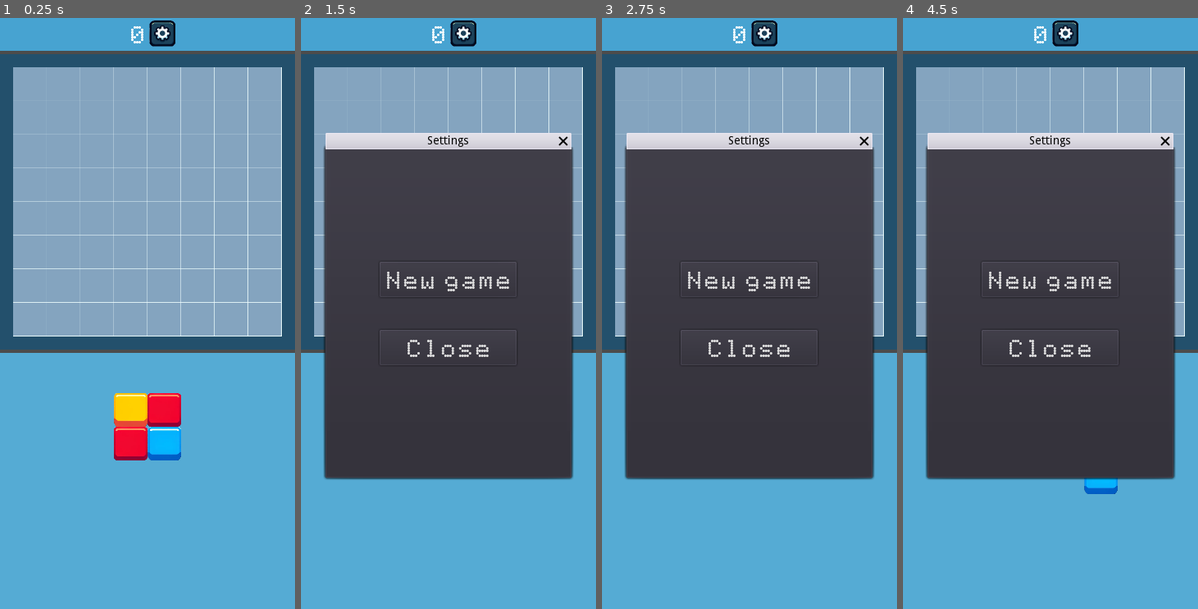
Above: before the commit, frames 1-4 (left to right).
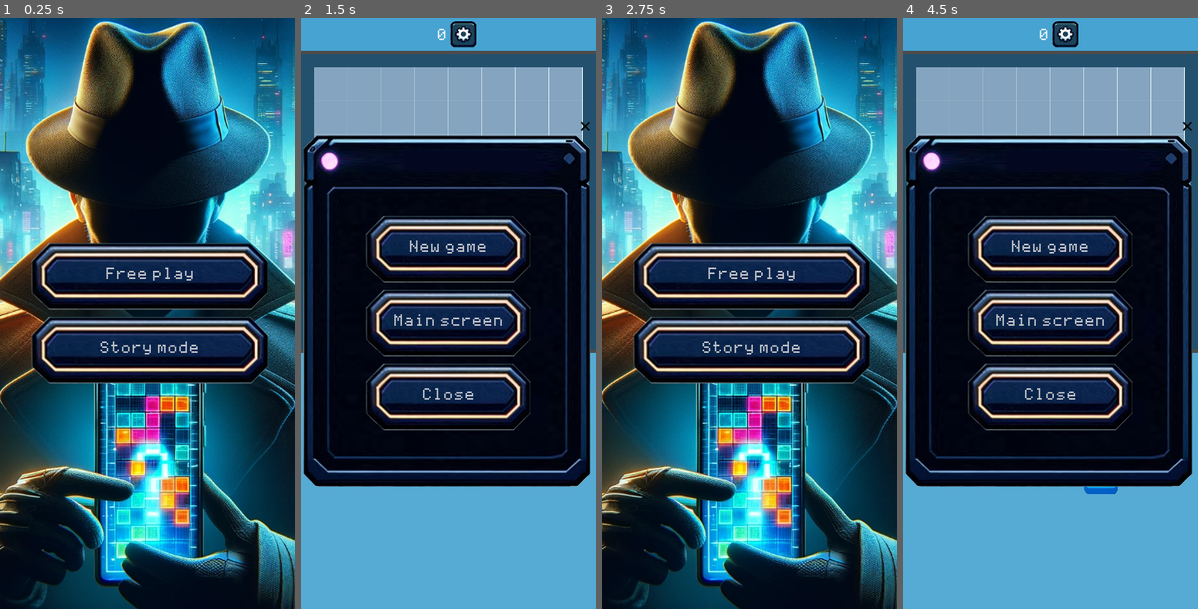
Above: after the commit, the same moments.

Repository: alexkorep-games/transmatrix
Game: Godot game, scene res://scenes/start_screen/start_screen.tscn
Same seed, same stepped clock (60 frames per second), same inputs: the game is played once before the commit and once after it. Before the commit the project starts from res://scenes/main/main.tscn.
Inputs (mouse positions are in pixels of both pictures, inside the frame that each line leads up to):
- Up to frame 1 (0.25 s): no input
- Up to frame 2 (1.5 s): click (448, 278) at 0.5 s, where only the run after the commit has a clickable "Free play"; click (463, 35) at 1.25 s
- Up to frame 3 (2.75 s): click (746, 325) at 2 s, where only the run after the commit has a clickable "Main screen"
- Up to frame 4 (4.5 s): click (1050, 278) at 2.75 s, where only the run after the commit has a clickable "Free play"; click (1100, 354) at 3.5 s, where only the run before the commit has a clickable "OK"; click (1065, 35) at 4.25 s

The runs differ from the first frame. In frame 1, 99% of the frame differs, in the area x 0-100%, y 0-100%; in frame 2, 57%; in frame 3, 98%; in frame 4, 57%.

Commit message:
Add start screen

Diff:
--- a/src/project.godot
+++ b/src/project.godot
@@ -11,7 +11,7 @@
 [application]
 
 config/name="Transmatrix Decoder"
-run/main_scene="res://scenes/main/main.tscn"
+run/main_scene="res://scenes/start_screen/start_screen.tscn"
 config/icon="res://icon.png"
 
 [autoload]
--- /dev/null
+++ b/src/resources/button_styleboxtexture.tres
@@ -0,0 +1,11 @@
+[gd_resource type="StyleBoxTexture" load_steps=2 format=2]
+
+[ext_resource path="res://assets/ui/buttons01.png" type="Texture" id=1]
+
+[resource]
+texture = ExtResource( 1 )
+region_rect = Rect2( 852.578, 814.613, 133.478, 82.6583 )
+margin_left = 39.1862
+margin_right = 33.9818
+margin_top = 27.5528
+margin_bottom = 34.9002
--- a/src/resources/main_theme.tres
+++ b/src/resources/main_theme.tres
@@ -1,15 +1,30 @@
-[gd_resource type="Theme" load_steps=4 format=2]
+[gd_resource type="Theme" load_steps=7 format=2]
 
 [ext_resource path="res://assets/fonts/apple-ii-screen-typeface-font/AppleIiScreenTypeface-2aP3.ttf" type="DynamicFontData" id=1]
+[ext_resource path="res://assets/ui/buttons01.png" type="Texture" id=2]
+[ext_resource path="res://resources/button_styleboxtexture.tres" type="StyleBox" id=3]
 
 [sub_resource type="DynamicFont" id=2]
-size = 32
+size = 20
 font_data = ExtResource( 1 )
 
 [sub_resource type="DynamicFont" id=1]
-size = 32
+size = 20
 font_data = ExtResource( 1 )
 
+[sub_resource type="StyleBoxTexture" id=3]
+texture = ExtResource( 2 )
+region_rect = Rect2( 705.042, 99.974, 132, 194 )
+margin_left = 50.7208
+margin_right = 38.3401
+margin_top = 77.8784
+margin_bottom = 47.1264
+
 [resource]
+Button/colors/font_color_pressed = Color( 0.278431, 0.74902, 0.160784, 1 )
 Button/fonts/font = SubResource( 2 )
+Button/styles/hover = ExtResource( 3 )
+Button/styles/normal = ExtResource( 3 )
+Button/styles/pressed = ExtResource( 3 )
 Label/fonts/font = SubResource( 1 )
+WindowDialog/styles/panel = SubResource( 3 )
--- a/src/scenes/main/main.gd
+++ b/src/scenes/main/main.gd
@@ -7,7 +7,7 @@
 	randomize_shape()
 	var field = get_node("%FieldTileMap")
 	var current_shape = get_node("%CurrentShape")
-	GameState.load_game(field, current_shape)
+	GameState.load_game_free_play(field, current_shape)
 
 # Called every frame. 'delta' is the elapsed time since the previous frame.
 #func _process(delta):
@@ -78,7 +78,7 @@
 	randomize_shape()
 	var current_shape = get_node("%CurrentShape")
 	current_shape.visible = true
-	GameState.save_game(field, current_shape)
+	GameState.save_game_free_play(field, current_shape)
 
 func _on_CurrentShape_drag_release():
 	var preview_field = get_node("%PreviewTileMap")
--- a/src/scenes/main/main.tscn
+++ b/src/scenes/main/main.tscn
@@ -7,6 +7,7 @@
 [ext_resource path="res://scenes/main/field_tile_map.gd" type="Script" id=5]
 [ext_resource path="res://scenes/hud/hud.tscn" type="PackedScene" id=6]
 [ext_resource path="res://scenes/settings_dialog/settings_dialog.tscn" type="PackedScene" id=7]
+[ext_resource path="res://resources/main_theme.tres" type="Theme" id=8]
 
 [sub_resource type="TileSet" id=1]
 0/name = "grid01.png 0"
@@ -250,16 +251,22 @@
 anchor_top = 0.5
 anchor_right = 0.5
 anchor_bottom = 0.5
-margin_left = -150.0
-margin_top = -70.0
-margin_right = 150.0
-margin_bottom = 70.0
+margin_left = -174.0
+margin_top = -42.0
+margin_right = 172.0
+margin_bottom = 183.0
 rect_min_size = Vector2( 300, 140 )
+theme = ExtResource( 8 )
 window_title = "Start a new game?"
 dialog_text = "Do you want to start a new game?"
+dialog_autowrap = true
 
 [node name="SettingsDialog" parent="." instance=ExtResource( 7 )]
 unique_name_in_owner = true
+margin_left = -183.0
+margin_top = -218.0
+margin_right = 177.0
+margin_bottom = 212.0
 
 [node name="GameOverDialog" type="AcceptDialog" parent="."]
 unique_name_in_owner = true
@@ -272,6 +279,7 @@
 margin_right = 150.0
 margin_bottom = 70.0
 rect_min_size = Vector2( 300, 140 )
+theme = ExtResource( 8 )
 window_title = "Game Over"
 dialog_text = "Game Over"
 
--- a/src/scenes/settings_dialog/settings_dialog.gd
+++ b/src/scenes/settings_dialog/settings_dialog.gd
@@ -19,3 +19,8 @@
 
 func _on_CloseButton_pressed():
 	hide()
+
+
+func _on_MainScreenButton_pressed():
+	hide()
+	get_tree().change_scene("res://scenes/start_screen/start_screen.tscn")
--- a/src/scenes/settings_dialog/settings_dialog.tscn
+++ b/src/scenes/settings_dialog/settings_dialog.tscn
@@ -8,41 +8,41 @@
 anchor_top = 0.5
 anchor_right = 0.5
 anchor_bottom = 0.5
-margin_left = -150.0
-margin_top = -200.0
-margin_right = 150.0
-margin_bottom = 200.0
-rect_min_size = Vector2( 300, 400 )
+margin_left = -188.0
+margin_top = -215.0
+margin_right = 172.0
+margin_bottom = 215.0
 theme = ExtResource( 1 )
-window_title = "Settings"
 script = ExtResource( 2 )
 
 [node name="CenterContainer" type="CenterContainer" parent="."]
 anchor_right = 1.0
 anchor_bottom = 1.0
+margin_top = 31.0
 
 [node name="VBoxContainer" type="VBoxContainer" parent="CenterContainer"]
-margin_left = 66.0
-margin_top = 137.0
-margin_right = 233.0
-margin_bottom = 263.0
+margin_left = 34.0
+margin_top = 47.0
+margin_right = 325.0
+margin_bottom = 352.0
 
 [node name="NewGameButton" type="Button" parent="CenterContainer/VBoxContainer"]
-margin_right = 167.0
-margin_bottom = 43.0
+margin_right = 291.0
+margin_bottom = 99.453
 text = "New game"
 
-[node name="Spacer" type="Control" parent="CenterContainer/VBoxContainer"]
-margin_top = 47.0
-margin_right = 167.0
-margin_bottom = 79.0
-rect_min_size = Vector2( 0, 32 )
+[node name="MainScreenButton" type="Button" parent="CenterContainer/VBoxContainer"]
+margin_top = 103.0
+margin_right = 291.168
+margin_bottom = 202.453
+text = "Main screen"
 
 [node name="CloseButton" type="Button" parent="CenterContainer/VBoxContainer"]
-margin_top = 83.0
-margin_right = 167.0
-margin_bottom = 126.0
+margin_top = 206.0
+margin_right = 291.0
+margin_bottom = 305.453
 text = "Close"
 
 [connection signal="pressed" from="CenterContainer/VBoxContainer/NewGameButton" to="." method="_on_NewGameButton_pressed"]
+[connection signal="pressed" from="CenterContainer/VBoxContainer/MainScreenButton" to="." method="_on_MainScreenButton_pressed"]
 [connection signal="pressed" from="CenterContainer/VBoxContainer/CloseButton" to="." method="_on_CloseButton_pressed"]
--- /dev/null
+++ b/src/scenes/start_screen/start_screen.gd
@@ -0,0 +1,24 @@
+extends Control
+
+
+# Declare member variables here. Examples:
+# var a = 2
+# var b = "text"
+
+
+# Called when the node enters the scene tree for the first time.
+func _ready():
+	pass # Replace with function body.
+
+
+# Called every frame. 'delta' is the elapsed time since the previous frame.
+#func _process(delta):
+#	pass
+
+
+func _on_FreePlayButton_pressed():
+	get_tree().change_scene("res://scenes/main/main.tscn")
+
+
+func _on_StoryModeButton_pressed():
+	pass # Replace with function body.
--- /dev/null
+++ b/src/scenes/start_screen/start_screen.tscn
@@ -0,0 +1,57 @@
+[gd_scene load_steps=4 format=2]
+
+[ext_resource path="res://assets/start_screen/start_screen_background.png" type="Texture" id=1]
+[ext_resource path="res://resources/main_theme.tres" type="Theme" id=2]
+[ext_resource path="res://scenes/start_screen/start_screen.gd" type="Script" id=3]
+
+[node name="StartScreen" type="Control"]
+anchor_right = 1.0
+anchor_bottom = 1.0
+script = ExtResource( 3 )
+
+[node name="TextureRect" type="TextureRect" parent="."]
+anchor_right = 1.0
+anchor_bottom = 1.0
+texture = ExtResource( 1 )
+expand = true
+stretch_mode = 7
+
+[node name="MarginContainer" type="MarginContainer" parent="."]
+anchor_right = 1.0
+anchor_bottom = 1.0
+margin_left = 32.0
+margin_top = 32.0
+margin_right = -32.0
+margin_bottom = -32.0
+
+[node name="VBoxContainer" type="VBoxContainer" parent="MarginContainer"]
+margin_right = 296.0
+margin_bottom = 656.0
+
+[node name="TopSpacerControl" type="Control" parent="MarginContainer/VBoxContainer"]
+margin_right = 296.0
+margin_bottom = 236.0
+size_flags_vertical = 3
+
+[node name="FreePlayButton" type="Button" parent="MarginContainer/VBoxContainer"]
+margin_top = 240.0
+margin_right = 296.0
+margin_bottom = 326.453
+theme = ExtResource( 2 )
+text = "Free play"
+
+[node name="StoryModeButton" type="Button" parent="MarginContainer/VBoxContainer"]
+margin_top = 330.0
+margin_right = 296.0
+margin_bottom = 416.453
+theme = ExtResource( 2 )
+text = "Story mode"
+
+[node name="BottomSpacerControl" type="Control" parent="MarginContainer/VBoxContainer"]
+margin_top = 420.0
+margin_right = 296.0
+margin_bottom = 656.0
+size_flags_vertical = 3
+
+[connection signal="pressed" from="MarginContainer/VBoxContainer/FreePlayButton" to="." method="_on_FreePlayButton_pressed"]
+[connection signal="pressed" from="MarginContainer/VBoxContainer/StoryModeButton" to="." method="_on_StoryModeButton_pressed"]
--- a/src/scripts/game_state.gd
+++ b/src/scripts/game_state.gd
@@ -2,21 +2,26 @@
 
 var score := 0
 
-var SAVE_GAME_FILE := "user://save_game.dat"
+var SAVE_GAME_FILE := "user://save_game_free_play.dat"
+
 
 func set_score(new_score):
 	score = new_score
 
+
 func increase_score(val):
 	score += val
+
 
 func get_score():
 	return score
 
+
 func reset_score():
 	score = 0
 
-func save_game(field_tile_map, current_shape_tile_map):
+
+func save_game_free_play(field_tile_map, current_shape_tile_map):
 	var file := File.new()
 	file.open(SAVE_GAME_FILE, File.WRITE)
 	# Save the field and current shape tile maps
@@ -42,22 +47,23 @@
 	file.store_var(result)
 	file.close()
 
-func load_game(field_tile_map, current_shape_tile_map):
+
+func load_game_free_play(field_tile_map, current_shape_tile_map):
 	var file := File.new()
 	if file.file_exists("user://save_game.dat"):
 		file.open(SAVE_GAME_FILE, File.READ)
 
 		var state = file.get_var()
-		print(state)
-		score = state["score"] if "score" in state else 0
-		if "field" in state:
-			field_tile_map.clear()
-			for cell in state["field"]:
-				field_tile_map.set_cellv(cell.cell, cell.tile)
+		if state:
+			score = state["score"] if "score" in state else 0
+			if "field" in state:
+				field_tile_map.clear()
+				for cell in state["field"]:
+					field_tile_map.set_cellv(cell.cell, cell.tile)
 
-		if "current_shape" in state:
-			current_shape_tile_map.clear()
-			for cell in state["current_shape"]:
-				current_shape_tile_map.set_cellv(cell.cell, cell.tile)
+			if "current_shape" in state:
+				current_shape_tile_map.clear()
+				for cell in state["current_shape"]:
+					current_shape_tile_map.set_cellv(cell.cell, cell.tile)
 
 		file.close()
Binary file added: src/assets/start_screen/start_screen_background.png
Not shown, added: src/assets/start_screen/start_screen_background.png.import
Binary file added: src/assets/ui/buttons01.png
Not shown, added: src/assets/ui/buttons01.png.import
Not shown: 1 places in src/scenes/main/main.tscn that only renumber resources
